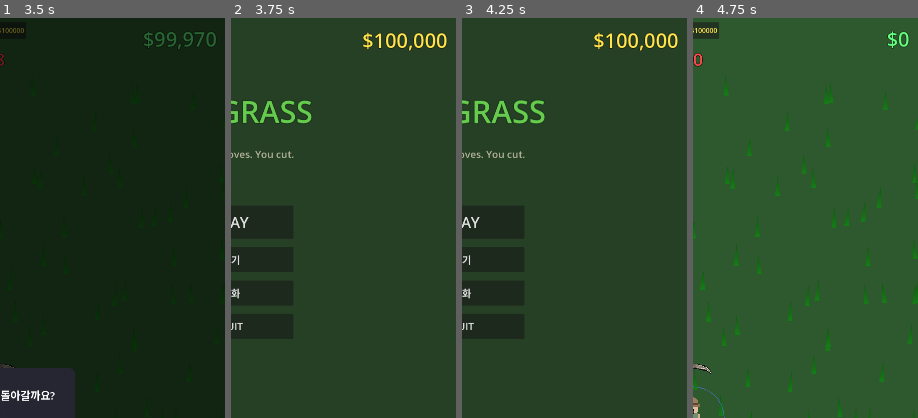
Above: before the commit, frames 1-4 (left to right).
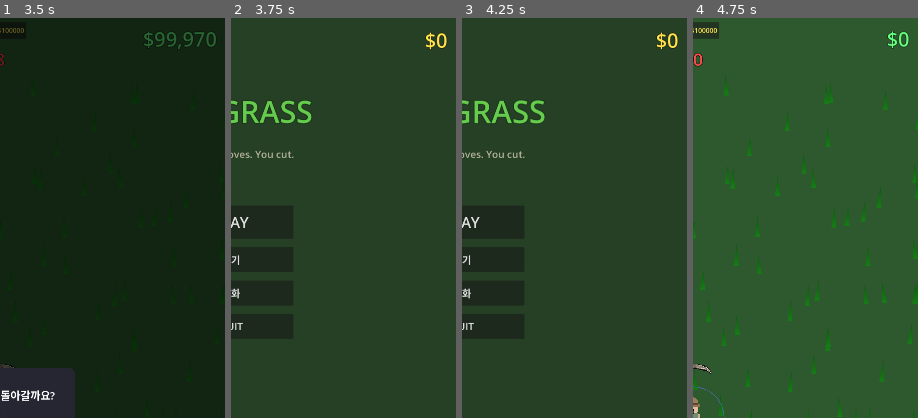
Above: after the commit, the same moments.

Repository: yellyB/game-kill_grass
Game: Godot game, scene res://scenes/ui/main_menu.tscn
The game is run twice, just before and just after one commit, with the same random seed, the same clock (stepped at 60 frames per second) and the same inputs.
Inputs:
- Up to frame 1 (3.5 s): click "PLAY" at 0.5 s; click "데이터 초기화" at 1.25 s; click "+$100000" at 2 s; click "처음으로" at 2.75 s
- Up to frame 2 (3.75 s): click "처음으로" at 3.5 s
- Up to frame 3 (4.25 s): no input
- Up to frame 4 (4.75 s): click "PLAY" at 4.25 s
The pictures show only the part of the screen within x 50-100%, y 0-50%; the shares and areas given below are measured in that part.

Frame 1 is identical in both runs. In frame 2, 0.6% of the frame differs, in the area x 58-92%, y 3-9%; in frame 3, 0.6%; in frame 4, nothing differs.
Error in both runs: Invalid assignment of property or key 'text' with value of type 'String' on a base object of type 'null instance'. (res://scripts/upgrade_panel.gd:255)

Commit message:
Save only on normal session end, not on manual exit
Manual back-to-menu discards session money without saving.
Normal timer expiry finalizes session money and saves.

Co-Authored-By: Claude Opus 4.6 <noreply@anthropic.com>

Diff:
--- a/autoload/session_manager.gd
+++ b/autoload/session_manager.gd
@@ -22,18 +22,21 @@
   GameManager.reset_session_data()
   session_started.emit()
 
-func end_session() -> void:
+func end_session(save: bool = true) -> void:
   if not is_session_active:
     return
 
   session_ending.emit()
-  GameManager.finalize_session()
-  SaveManager.save_game()
+  if save:
+    GameManager.finalize_session()
+    SaveManager.save_game()
+  else:
+    GameManager.reset_session_data()
   is_session_active = false
   session_ended.emit()
 
 func quit_to_menu() -> void:
-  end_session()
+  end_session(false)
   get_tree().change_scene_to_file("res://scenes/ui/main_menu.tscn")
 
 func quit_game() -> void:
--- a/scripts/main.gd
+++ b/scripts/main.gd
@@ -141,6 +141,9 @@
 
 func _on_session_end_touch() -> void:
 	get_tree().paused = false
+	# Normal session end - finalize and save
+	GameManager.finalize_session()
+	SaveManager.save_game()
 	SessionManager.quit_to_menu()
 
 func _notification(what: int) -> void:
